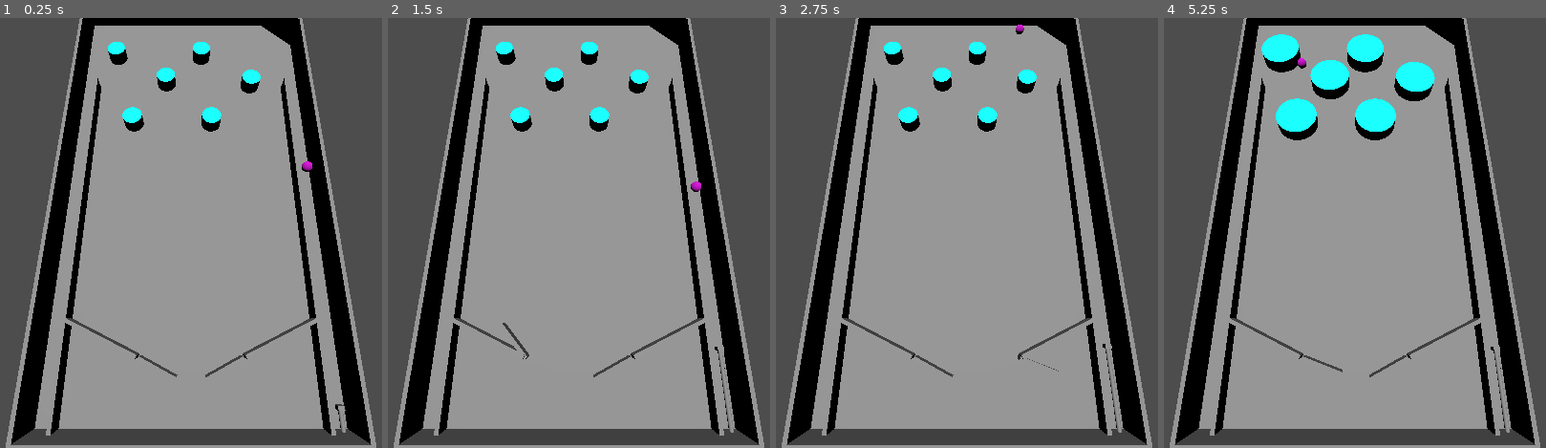
Above: before the commit, frames 1-4 (left to right).
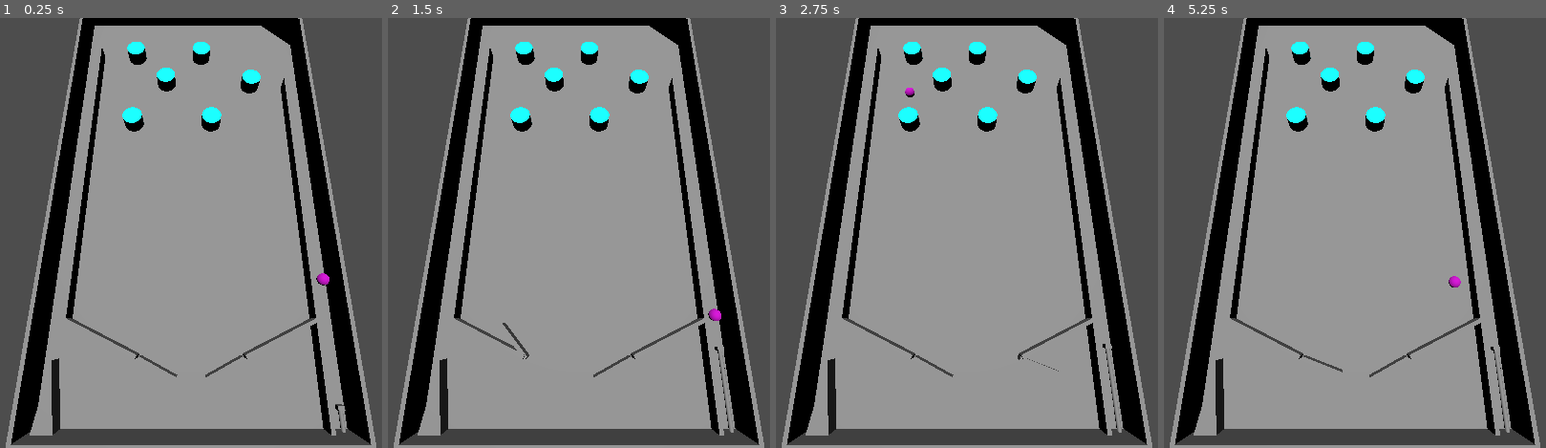
Above: after the commit, the same moments.

Repository: DrOtter3000/chaospinball
Game: Godot game, scene res://game.tscn
Same seed, same stepped clock (60 frames per second), same inputs: the game is played once before the commit and once after it.
Inputs:
- Up to frame 1 (0.25 s): no input
- Up to frame 2 (1.5 s): tap Enter at 0.5 s; hold D (right) 0.53-1.28 s; tap Space (fire) at 0.6, 1.35 s; hold A (left) from 1.28 s (still down)
- Up to frame 3 (2.75 s): release A (left) at 2.03 s; hold D (right) from 2.03 s (still down); tap Space (fire) at 2.1 s
- Up to frame 4 (5.25 s): tap Space (fire) every 0.75 s from 2.85 to 5.1 s; release D (right) at 3.53 s; hold A (left) from 3.53 s (still down)

The runs differ from the first frame. In frame 1, 1.2% of the frame differs, in the area x 7-87%, y 5-98%; in frame 2, 1.2%; in frame 3, 1.2%; in frame 4, 4.7%, in the area x 7-78%, y 3-98%.

Commit message:
add teleporter

Diff:
--- a/bumper.gd
+++ b/bumper.gd
@@ -7,5 +7,5 @@
 func _on_detection_area_body_entered(body):
 	if body.is_in_group("Ball"):
 		$AnimationPlayer.play("bump")
-		body.apply_impulse(Vector3(100, 100, 0))
+		body.apply_impulse(Vector3(randi_range(-100, 100), randi_range(-100, 100), 0))
 		Gamemanager.add_points(points)
--- a/game.gd
+++ b/game.gd
@@ -1,6 +1,16 @@
 extends Node3D
 
 
+@export var newBall :PackedScene
+
+
 func _ready():
+	spawn_ball()
 	for ball in $BallArray.get_children():
 		Gamemanager.balls += 1
+
+
+func spawn_ball():
+	var ball = newBall.instantiate()
+	get_node("BallArray").add_child(ball)
+	ball.global_position = $Marker3D.position
--- a/game.tscn
+++ b/game.tscn
@@ -6,6 +6,7 @@
 
 [node name="Game" type="Node3D" groups=["Game"]]
 script = ExtResource("1_4xxkx")
+newBall = ExtResource("2_nb2sy")
 
 [node name="DirectionalLight3D" type="DirectionalLight3D" parent="."]
 transform = Transform3D(1, 0, 0, 0, -0.452793, 0.891616, 0, -0.891616, -0.452793, 0, 3.47943, -1.33161)
@@ -19,5 +20,5 @@
 
 [node name="BallArray" type="Node" parent="."]
 
-[node name="Ball" parent="BallArray" instance=ExtResource("2_nb2sy")]
-transform = Transform3D(1, 0, 0, 0, 0.804085, -0.594514, 0, 0.594514, 0.804085, -34.347, 4.43002, 0.30988)
+[node name="Marker3D" type="Marker3D" parent="."]
+transform = Transform3D(1, 0, 0, 0, 1, 0, 0, 0, 1, -33.639, -13.7861, -27.7769)
--- a/gamemanager.gd
+++ b/gamemanager.gd
@@ -14,6 +14,5 @@
 		game_over()
 
 
-
 func game_over():
 	print("Game Over")
--- a/machine.gd
+++ b/machine.gd
@@ -10,3 +10,10 @@
 	if body.is_in_group("Ball"):
 		Gamemanager.game_over()
 		body.queue_free()
+
+
+func _on_area_3d_body_entered(body):
+	if body.is_in_group("Ball"):
+		var exit_list = get_node("PortalExits").get_children()
+		var random_exit = exit_list[randi_range(0, exit_list.size()-1)]
+		body.global_position = random_exit.position
--- a/machine.tscn
+++ b/machine.tscn
@@ -9,8 +9,8 @@
 [sub_resource type="BoxMesh" id="BoxMesh_g5gc3"]
 size = Vector3(72, 1, 130)
 
-[sub_resource type="ConcavePolygonShape3D" id="ConcavePolygonShape3D_dhawj"]
-data = PackedVector3Array(-36, 0.5, 65, 36, 0.5, 65, -36, -0.5, 65, 36, 0.5, 65, 36, -0.5, 65, -36, -0.5, 65, 36, 0.5, -65, -36, 0.5, -65, 36, -0.5, -65, -36, 0.5, -65, -36, -0.5, -65, 36, -0.5, -65, 36, 0.5, 65, 36, 0.5, -65, 36, -0.5, 65, 36, 0.5, -65, 36, -0.5, -65, 36, -0.5, 65, -36, 0.5, -65, -36, 0.5, 65, -36, -0.5, -65, -36, 0.5, 65, -36, -0.5, 65, -36, -0.5, -65, 36, 0.5, 65, -36, 0.5, 65, 36, 0.5, -65, -36, 0.5, 65, -36, 0.5, -65, 36, 0.5, -65, -36, -0.5, 65, 36, -0.5, 65, -36, -0.5, -65, 36, -0.5, 65, 36, -0.5, -65, -36, -0.5, -65)
+[sub_resource type="BoxShape3D" id="BoxShape3D_ge5dd"]
+size = Vector3(74, 10, 135)
 
 [sub_resource type="BoxMesh" id="BoxMesh_5i5et"]
 size = Vector3(72, 1, 130)
@@ -41,13 +41,10 @@
 size = Vector3(72, 10, 5)
 
 [sub_resource type="BoxMesh" id="BoxMesh_scjr8"]
-size = Vector3(1, 4, 100)
-
-[sub_resource type="ConcavePolygonShape3D" id="ConcavePolygonShape3D_tp67x"]
-data = PackedVector3Array(-0.5, 2, 50, 0.5, 2, 50, -0.5, -2, 50, 0.5, 2, 50, 0.5, -2, 50, -0.5, -2, 50, 0.5, 2, -50, -0.5, 2, -50, 0.5, -2, -50, -0.5, 2, -50, -0.5, -2, -50, 0.5, -2, -50, 0.5, 2, 50, 0.5, 2, -50, 0.5, -2, 50, 0.5, 2, -50, 0.5, -2, -50, 0.5, -2, 50, -0.5, 2, -50, -0.5, 2, 50, -0.5, -2, -50, -0.5, 2, 50, -0.5, -2, 50, -0.5, -2, -50, 0.5, 2, 50, -0.5, 2, 50, 0.5, 2, -50, -0.5, 2, 50, -0.5, 2, -50, 0.5, 2, -50, -0.5, -2, 50, 0.5, -2, 50, -0.5, -2, -50, 0.5, -2, 50, 0.5, -2, -50, -0.5, -2, -50)
-
-[sub_resource type="ConcavePolygonShape3D" id="ConcavePolygonShape3D_prw71"]
-data = PackedVector3Array(-0.5, 2, 50, 0.5, 2, 50, -0.5, -2, 50, 0.5, 2, 50, 0.5, -2, 50, -0.5, -2, 50, 0.5, 2, -50, -0.5, 2, -50, 0.5, -2, -50, -0.5, 2, -50, -0.5, -2, -50, 0.5, -2, -50, 0.5, 2, 50, 0.5, 2, -50, 0.5, -2, 50, 0.5, 2, -50, 0.5, -2, -50, 0.5, -2, 50, -0.5, 2, -50, -0.5, 2, 50, -0.5, -2, -50, -0.5, 2, 50, -0.5, -2, 50, -0.5, -2, -50, 0.5, 2, 50, -0.5, 2, 50, 0.5, 2, -50, -0.5, 2, 50, -0.5, 2, -50, 0.5, 2, -50, -0.5, -2, 50, 0.5, -2, 50, -0.5, -2, -50, 0.5, -2, 50, 0.5, -2, -50, -0.5, -2, -50)
+size = Vector3(1, 4, 90)
+
+[sub_resource type="ConcavePolygonShape3D" id="ConcavePolygonShape3D_4qo8o"]
+data = PackedVector3Array(-0.5, 2, 45, 0.5, 2, 45, -0.5, -2, 45, 0.5, 2, 45, 0.5, -2, 45, -0.5, -2, 45, 0.5, 2, -45, -0.5, 2, -45, 0.5, -2, -45, -0.5, 2, -45, -0.5, -2, -45, 0.5, -2, -45, 0.5, 2, 45, 0.5, 2, -45, 0.5, -2, 45, 0.5, 2, -45, 0.5, -2, -45, 0.5, -2, 45, -0.5, 2, -45, -0.5, 2, 45, -0.5, -2, -45, -0.5, 2, 45, -0.5, -2, 45, -0.5, -2, -45, 0.5, 2, 45, -0.5, 2, 45, 0.5, 2, -45, -0.5, 2, 45, -0.5, 2, -45, 0.5, 2, -45, -0.5, -2, 45, 0.5, -2, 45, -0.5, -2, -45, 0.5, -2, 45, 0.5, -2, -45, -0.5, -2, -45)
 
 [sub_resource type="BoxMesh" id="BoxMesh_qbe0o"]
 size = Vector3(1, 4, 20)
@@ -64,6 +61,18 @@
 
 [sub_resource type="BoxShape3D" id="BoxShape3D_wtfv0"]
 size = Vector3(20, 20, 10)
+
+[sub_resource type="BoxMesh" id="BoxMesh_g0wm1"]
+size = Vector3(1, 4, 100)
+
+[sub_resource type="ConcavePolygonShape3D" id="ConcavePolygonShape3D_jsxbq"]
+data = PackedVector3Array(-0.5, 2, 50, 0.5, 2, 50, -0.5, -2, 50, 0.5, 2, 50, 0.5, -2, 50, -0.5, -2, 50, 0.5, 2, -50, -0.5, 2, -50, 0.5, -2, -50, -0.5, 2, -50, -0.5, -2, -50, 0.5, -2, -50, 0.5, 2, 50, 0.5, 2, -50, 0.5, -2, 50, 0.5, 2, -50, 0.5, -2, -50, 0.5, -2, 50, -0.5, 2, -50, -0.5, 2, 50, -0.5, -2, -50, -0.5, 2, 50, -0.5, -2, 50, -0.5, -2, -50, 0.5, 2, 50, -0.5, 2, 50, 0.5, 2, -50, -0.5, 2, 50, -0.5, 2, -50, 0.5, 2, -50, -0.5, -2, 50, 0.5, -2, 50, -0.5, -2, -50, 0.5, -2, 50, 0.5, -2, -50, -0.5, -2, -50)
+
+[sub_resource type="PrismMesh" id="PrismMesh_4u43y"]
+size = Vector3(5, 15, 4)
+
+[sub_resource type="ConcavePolygonShape3D" id="ConcavePolygonShape3D_gu6a7"]
+data = PackedVector3Array(0, 7.5, 2, 2.5, -7.5, 2, -2.5, -7.5, 2, 0, 7.5, -2, -2.5, -7.5, -2, 2.5, -7.5, -2, 0, 7.5, 2, 0, 7.5, -2, 2.5, -7.5, 2, 0, 7.5, -2, 2.5, -7.5, -2, 2.5, -7.5, 2, 0, 7.5, -2, 0, 7.5, 2, -2.5, -7.5, -2, 0, 7.5, 2, -2.5, -7.5, 2, -2.5, -7.5, -2, -2.5, -7.5, 2, 2.5, -7.5, 2, -2.5, -7.5, -2, 2.5, -7.5, 2, 2.5, -7.5, -2, -2.5, -7.5, -2)
 
 [sub_resource type="Animation" id="Animation_eh4d8"]
 length = 0.001
@@ -103,7 +112,9 @@
 }
 
 [sub_resource type="BoxShape3D" id="BoxShape3D_3hjow"]
-size = Vector3(65, 10, 5)
+size = Vector3(62.0959, 10, 5)
+
+[sub_resource type="BoxShape3D" id="BoxShape3D_4rxob"]
 
 [node name="Machine" type="Node3D"]
 script = ExtResource("1_wndql")
@@ -115,10 +126,11 @@
 [node name="StaticBody3D" type="StaticBody3D" parent="Ground"]
 
 [node name="CollisionShape3D" type="CollisionShape3D" parent="Ground/StaticBody3D"]
-shape = SubResource("ConcavePolygonShape3D_dhawj")
+transform = Transform3D(1, 0, 0, 0, 1, 0, 0, 0, 1, 0, -4.5, 0)
+shape = SubResource("BoxShape3D_ge5dd")
 
 [node name="Cover" type="MeshInstance3D" parent="."]
-transform = Transform3D(1, 0, 0, 0, 1, 0, 0, 0, 1, 0, 6.83976, 0)
+transform = Transform3D(1, 0, 0, 0, 1, 0, 0, 0, 1, 0.251213, 6.79018, -0.210896)
 mesh = SubResource("BoxMesh_5i5et")
 surface_material_override/0 = SubResource("StandardMaterial3D_ceynb")
 
@@ -171,23 +183,14 @@
 
 [node name="InnerWalls" type="Node3D" parent="."]
 
-[node name="MeshInstance3D" type="MeshInstance3D" parent="InnerWalls"]
-transform = Transform3D(1, 0, 0, 0, 1, 0, 0, 0, 1, -31, 2.5, -15.159)
+[node name="MeshInstance3D3" type="MeshInstance3D" parent="InnerWalls"]
+transform = Transform3D(1, 0, 0, 0, 1, 0, 0, 0, 1, 31, 2.5, 3.80594)
 mesh = SubResource("BoxMesh_scjr8")
 
-[node name="StaticBody3D" type="StaticBody3D" parent="InnerWalls/MeshInstance3D"]
-
-[node name="CollisionShape3D" type="CollisionShape3D" parent="InnerWalls/MeshInstance3D/StaticBody3D"]
-shape = SubResource("ConcavePolygonShape3D_tp67x")
-
-[node name="MeshInstance3D3" type="MeshInstance3D" parent="InnerWalls"]
-transform = Transform3D(1, 0, 0, 0, 1, 0, 0, 0, 1, 31, 2.5, -15.159)
-mesh = SubResource("BoxMesh_scjr8")
-
 [node name="StaticBody3D" type="StaticBody3D" parent="InnerWalls/MeshInstance3D3"]
 
 [node name="CollisionShape3D" type="CollisionShape3D" parent="InnerWalls/MeshInstance3D3/StaticBody3D"]
-shape = SubResource("ConcavePolygonShape3D_prw71")
+shape = SubResource("ConcavePolygonShape3D_4qo8o")
 
 [node name="MeshInstance3D2" type="MeshInstance3D" parent="InnerWalls"]
 transform = Transform3D(0.422618, 0, -0.906308, 0, 1, 0, 0.906308, 0, 0.422618, -22, 2.5, -44.7431)
@@ -217,6 +220,24 @@
 transform = Transform3D(0.707107, -0.707107, 0, 0.707107, 0.707107, -8.35187e-23, 3.41761e-14, 1.35106e-15, 1, -7.38038, -6.71829, -4.76837e-07)
 shape = SubResource("BoxShape3D_wtfv0")
 
+[node name="MeshInstance3D" type="MeshInstance3D" parent="InnerWalls"]
+transform = Transform3D(1, 0, 0, 0, 1, 0, 0, 0, 1, -31, 2.5, -14.9142)
+mesh = SubResource("BoxMesh_g0wm1")
+
+[node name="StaticBody3D" type="StaticBody3D" parent="InnerWalls/MeshInstance3D"]
+
+[node name="CollisionShape3D" type="CollisionShape3D" parent="InnerWalls/MeshInstance3D/StaticBody3D"]
+shape = SubResource("ConcavePolygonShape3D_jsxbq")
+
+[node name="MeshInstance3D6" type="MeshInstance3D" parent="InnerWalls"]
+transform = Transform3D(1, 0, 0, 0, -4.37114e-08, -1, 0, 1, -4.37114e-08, 32.5507, 2.5, -57.1506)
+mesh = SubResource("PrismMesh_4u43y")
+
+[node name="StaticBody3D" type="StaticBody3D" parent="InnerWalls/MeshInstance3D6"]
+
+[node name="CollisionShape3D" type="CollisionShape3D" parent="InnerWalls/MeshInstance3D6/StaticBody3D"]
+shape = SubResource("ConcavePolygonShape3D_gu6a7")
+
 [node name="Flippers" type="Node3D" parent="."]
 
 [node name="LeftFlipper" parent="Flippers" instance=ExtResource("1_hxrte")]
@@ -240,7 +261,7 @@
 transform = Transform3D(1, 0, 0, 0, 1, 0, 0, 0, 1, -3.54652, 2.5, 48.1644)
 
 [node name="Bumper5" parent="Bumpers" instance=ExtResource("4_71gy1")]
-transform = Transform3D(1, 0, 0, 0, 1, 0, 0, 0, 1, 25.5673, 2.5, 48.1644)
+transform = Transform3D(1, 0, 0, 0, 1, 0, 0, 0, 1, 18.7756, 2.5, 48.1644)
 
 [node name="Bumper6" parent="Bumpers" instance=ExtResource("4_71gy1")]
 transform = Transform3D(1, 0, 0, 0, 1, 0, 0, 0, 1, -19.8155, 2.5, 35.5789)
@@ -256,7 +277,28 @@
 [node name="GameOverArea" type="Area3D" parent="."]
 
 [node name="CollisionShape3D" type="CollisionShape3D" parent="GameOverArea"]
-transform = Transform3D(1, 0, 0, 0, 1, 0, 0, 0, 1, 2.75233, 2.16535, -62.3873)
+transform = Transform3D(1, 0, 0, 0, 1, 0, 0, 0, 1, 1.17808, 2.16535, -62.3873)
 shape = SubResource("BoxShape3D_3hjow")
 
+[node name="Area3D" type="Area3D" parent="."]
+
+[node name="CollisionShape3D" type="CollisionShape3D" parent="Area3D"]
+transform = Transform3D(1, 0, 0, 0, 1, 0, 0, 0, 1, 35.0457, 1.42196, -53.7368)
+shape = SubResource("BoxShape3D_4rxob")
+
+[node name="PortalExits" type="Node" parent="."]
+
+[node name="Marker3D" type="Marker3D" parent="PortalExits"]
+transform = Transform3D(1, 0, 0, 0, 1, 0, 0, 0, 1, 0, 3.49065, 0)
+
+[node name="Marker3D2" type="Marker3D" parent="PortalExits"]
+transform = Transform3D(1, 0, 0, 0, 1, 0, 0, 0, 1, -7.29418, 3.49065, 28.1213)
+
+[node name="Marker3D3" type="Marker3D" parent="PortalExits"]
+transform = Transform3D(1, 0, 0, 0, 1, 0, 0, 0, 1, -33.4685, 3.49065, 28.1213)
+
+[node name="Marker3D4" type="Marker3D" parent="PortalExits"]
+transform = Transform3D(1, 0, 0, 0, 1, 0, 0, 0, 1, 33.4907, 3.49065, 56.4469)
+
 [connection signal="body_entered" from="GameOverArea" to="." method="_on_game_over_area_body_entered"]
+[connection signal="body_entered" from="Area3D" to="." method="_on_area_3d_body_entered"]
Not shown: 1 places in machine.tscn that only renumber resources
